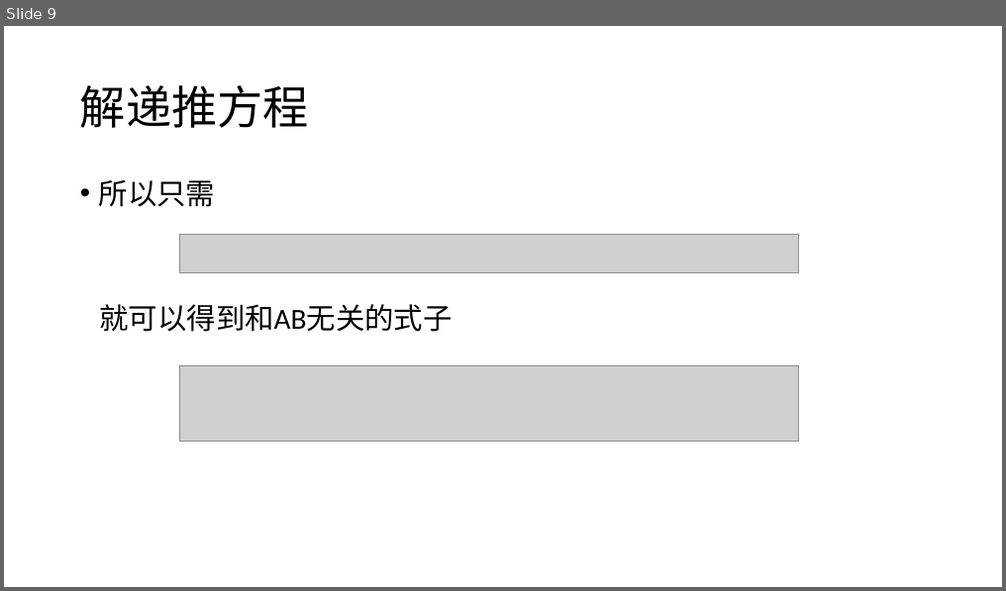
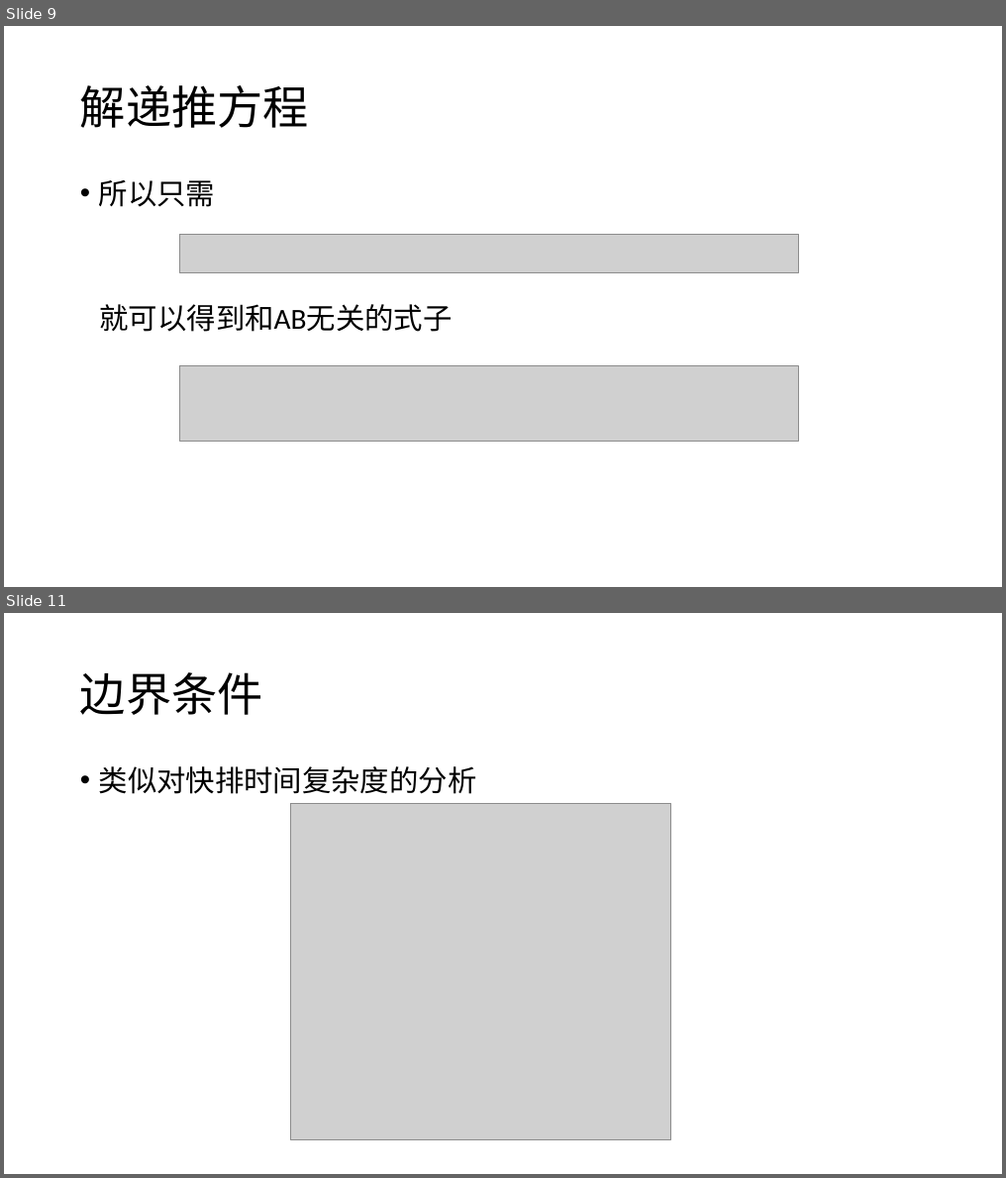
Before and after one commit to DanDoge/course_pku, a slide deck: Algorithm Design and Analysis/seminar/pre/paper/Mathematical-03.pptx. Shown one above the other, each under a label of ours: slide 9 before the commit, slides 9 and 11 after it; the slides between them are not shown. The pictures are 1006x591 and 1006x1178 pixels, drawn with LibreOffice and Linux fonts; fonts in the diff are those of the drawing; grey boxes stand for pictures. Boxes give left, top, right and bottom in pixels: in the first picture for what was removed or moved away, otherwise in the second. Text is boxed around its words. In the diff, an @@ line names an element or a change of style, - is before the commit and + after.

```diff
--- a/Algorithm Design and Analysis/seminar/pre/paper/Mathematical-03.pptx
+++ b/Algorithm Design and Analysis/seminar/pre/paper/Mathematical-03.pptx
@@ slide 11 added at (4,613,1002,1174), background #FFFFFF @@
@@ title added at (80,672,263,715), 44 pt, text #000000 @@
+边界条件
@@ text added at (99,766,477,794), 28 pt, text #000000 @@
+• 类似对快排时间复杂度的分析
@@ picture added at (291,804,672,1140) @@
```
Also in this commit, not shown: 2 slides changed, 9 other slides added, 20 other files.
